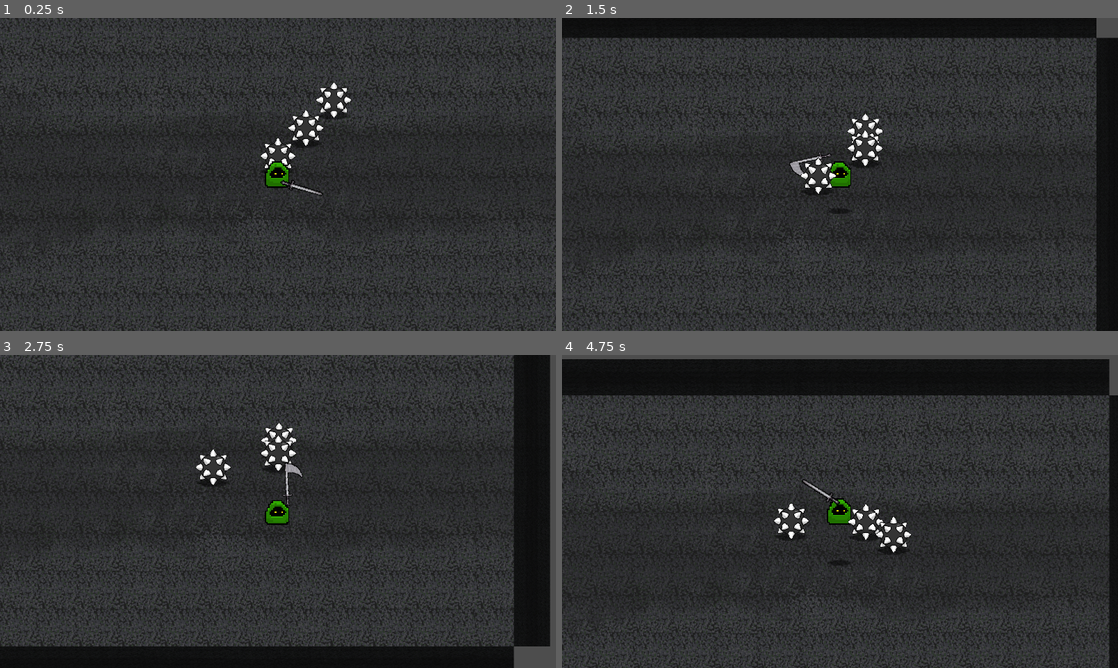
Above: before the commit, frames 1-4 (two rows, left to right).
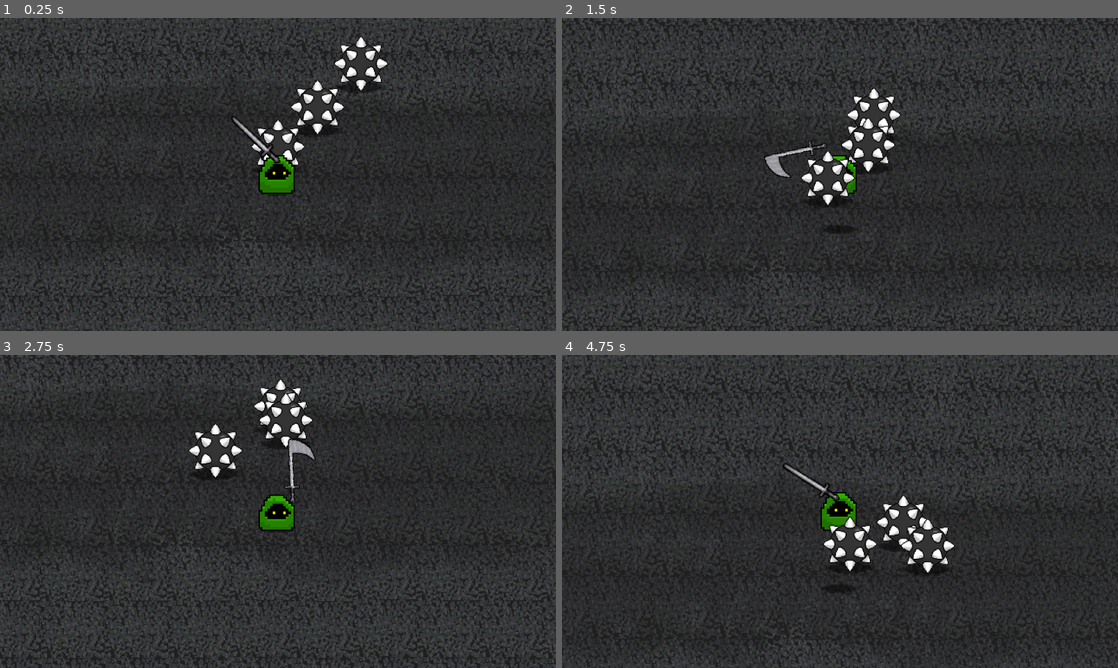
Above: after the commit, the same moments.

Repository: Deltunes/MSU-Game-Jam-2025
Game: Godot game, scene res://scenes/level.tscn
Two runs of this game, one before a commit and one after it. Both use one fixed random seed, a clock stepped at 60 frames per second and the inputs below.
Inputs (mouse positions are in pixels of both pictures, inside the frame that each line leads up to):
- Up to frame 1 (0.25 s): no input
- Up to frame 2 (1.5 s): move the mouse to (962, 158) at 0.52 s; press the mouse at (962, 158) at 0.53 s; hold D (right) 0.53-1.28 s; move the mouse to (728, 190) at 1.27 s; release the mouse at (728, 190) at 1.28 s; hold S (down) from 1.28 s (still down); tap Space (spaceBar) at 1.35 s
- Up to frame 3 (2.75 s): move the mouse to (333, 442) at 2.02 s; release S (down) at 2.03 s; press the mouse at (333, 442) at 2.03 s; hold D (right) from 2.03 s (still down)
- Up to frame 4 (4.75 s): move the mouse to (812, 574) at 2.77 s; release D (right) at 2.78 s; release the mouse at (812, 574) at 2.78 s; hold W (up) 2.78-3.53 s; tap Space (spaceBar) at 2.85, 4.35 s; move the mouse to (1006, 558) at 3.52 s; press the mouse at (1006, 558) at 3.53 s; hold A (left) from 3.53 s (still down); move the mouse to (673, 464) at 4.27 s; release the mouse at (673, 464) at 4.28 s

The runs differ from the first frame. In frame 1, 18% of the frame differs, in the area x 0-100%, y 0-100%; in frame 2, 23%; in frame 3, 26%; in frame 4, 25%.

Commit message:
added enemy hurt animation

Diff:
--- a/project.godot
+++ b/project.godot
@@ -16,8 +16,8 @@
 
 [display]
 
-window/size/viewport_width=1920
-window/size/viewport_height=1080
+window/size/viewport_width=1280
+window/size/viewport_height=720
 window/stretch/mode="viewport"
 
 [input]
--- a/scenes/enemy.tscn
+++ b/scenes/enemy.tscn
@@ -1,7 +1,7 @@
-[gd_scene load_steps=7 format=3 uid="uid://bk14fyoq5jkex"]
+[gd_scene load_steps=10 format=3 uid="uid://bk14fyoq5jkex"]
 
 [ext_resource type="Script" path="res://scripts/enemy.gd" id="1_1vrt4"]
-[ext_resource type="Texture2D" uid="uid://cn50co70rprio" path="res://images/obstacle.png" id="1_vaors"]
+[ext_resource type="Texture2D" uid="uid://cjx2qd6kr5abx" path="res://images/obstacleAnim.png" id="2_p8hnf"]
 [ext_resource type="Texture2D" uid="uid://duntc3x4bw84e" path="res://images/shadow.png" id="3_5grjh"]
 [ext_resource type="PackedScene" uid="uid://cd3l21lxo6adu" path="res://scenes/hurtbox.tscn" id="4_go5ww"]
 
@@ -10,6 +10,43 @@
 
 [sub_resource type="CircleShape2D" id="CircleShape2D_ehesp"]
 radius = 23.6326
+
+[sub_resource type="Animation" id="Animation_k0ekm"]
+resource_name = "hurt"
+length = 0.5
+tracks/0/type = "value"
+tracks/0/imported = false
+tracks/0/enabled = true
+tracks/0/path = NodePath("Sprite2D2:frame")
+tracks/0/interp = 1
+tracks/0/loop_wrap = true
+tracks/0/keys = {
+"times": PackedFloat32Array(0, 0.1, 0.2, 0.3, 0.4),
+"transitions": PackedFloat32Array(1, 1, 1, 1, 1),
+"update": 1,
+"values": [1, 2, 1, 2, 0]
+}
+
+[sub_resource type="Animation" id="Animation_dqxtu"]
+length = 0.001
+tracks/0/type = "value"
+tracks/0/imported = false
+tracks/0/enabled = true
+tracks/0/path = NodePath("Sprite2D2:frame")
+tracks/0/interp = 1
+tracks/0/loop_wrap = true
+tracks/0/keys = {
+"times": PackedFloat32Array(0),
+"transitions": PackedFloat32Array(1),
+"update": 1,
+"values": [0]
+}
+
+[sub_resource type="AnimationLibrary" id="AnimationLibrary_flll6"]
+_data = {
+"RESET": SubResource("Animation_dqxtu"),
+"hurt": SubResource("Animation_k0ekm")
+}
 
 [node name="CharacterBody2D" type="CharacterBody2D"]
 z_index = 1
@@ -22,7 +59,8 @@
 [node name="Sprite2D2" type="Sprite2D" parent="."]
 texture_filter = 1
 position = Vector2(0, -32)
-texture = ExtResource("1_vaors")
+texture = ExtResource("2_p8hnf")
+hframes = 3
 
 [node name="ShadowSprite" type="Sprite2D" parent="."]
 z_index = -1
@@ -43,6 +81,11 @@
 position = Vector2(0, -31)
 shape = SubResource("CircleShape2D_ehesp")
 
+[node name="AnimationPlayer" type="AnimationPlayer" parent="."]
+libraries = {
+"": SubResource("AnimationLibrary_flll6")
+}
+
 [node name="Timer" type="Timer" parent="."]
 wait_time = 0.5
 one_shot = true
--- a/scripts/enemy.gd
+++ b/scripts/enemy.gd
@@ -3,20 +3,24 @@
 @export var speed = 100
 var health = 100
 var hitSpeed = 500
+var hitable = true
 
 func _on_hurtbox_area_entered(hitbox):
-
-	var damage = hitbox.damage
-	self.health -= damage
-	print("Enemy hit!")
-	$Timer.start()
+	if (hitable == true):
+		var damage = hitbox.damage
+		self.health -= damage
+		$AnimationPlayer.play("hurt")
+		print("Enemy hit!")
+		$Timer.start()
 
 func _physics_process(_delta):
 	if ($Timer.is_stopped()):
+		hitable = true
 		hitSpeed = 500
 		var direction = Vector2($"../Player".position.x - $".".position.x, $"../Player".position.y - $".".position.y).normalized()
 		velocity = direction * speed
 	else:
+		hitable = false
 		var mousePos = $"../Player".get_local_mouse_position().normalized()
 		velocity = mousePos * hitSpeed
 		hitSpeed *= 0.9
--- a/scripts/level.gd
+++ b/scripts/level.gd
@@ -9,7 +9,7 @@
 		var instance = enemyScene.instantiate()
 		instance.position.x = i * 100
 		instance.position.y = -i * 100
-		instance.speed = i * 20
+		instance.speed = 50
 		add_child(instance)
 
 
Binary file added: images/obstacleAnim.png
Not shown, added: images/obstacleAnim.png.import
